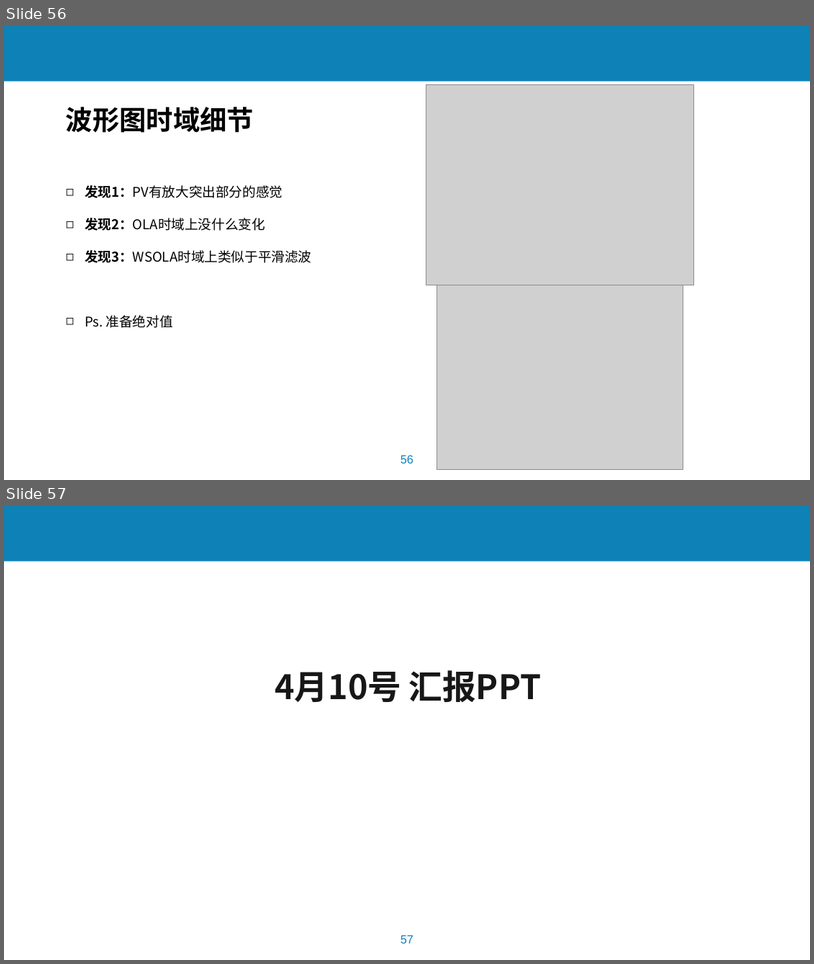
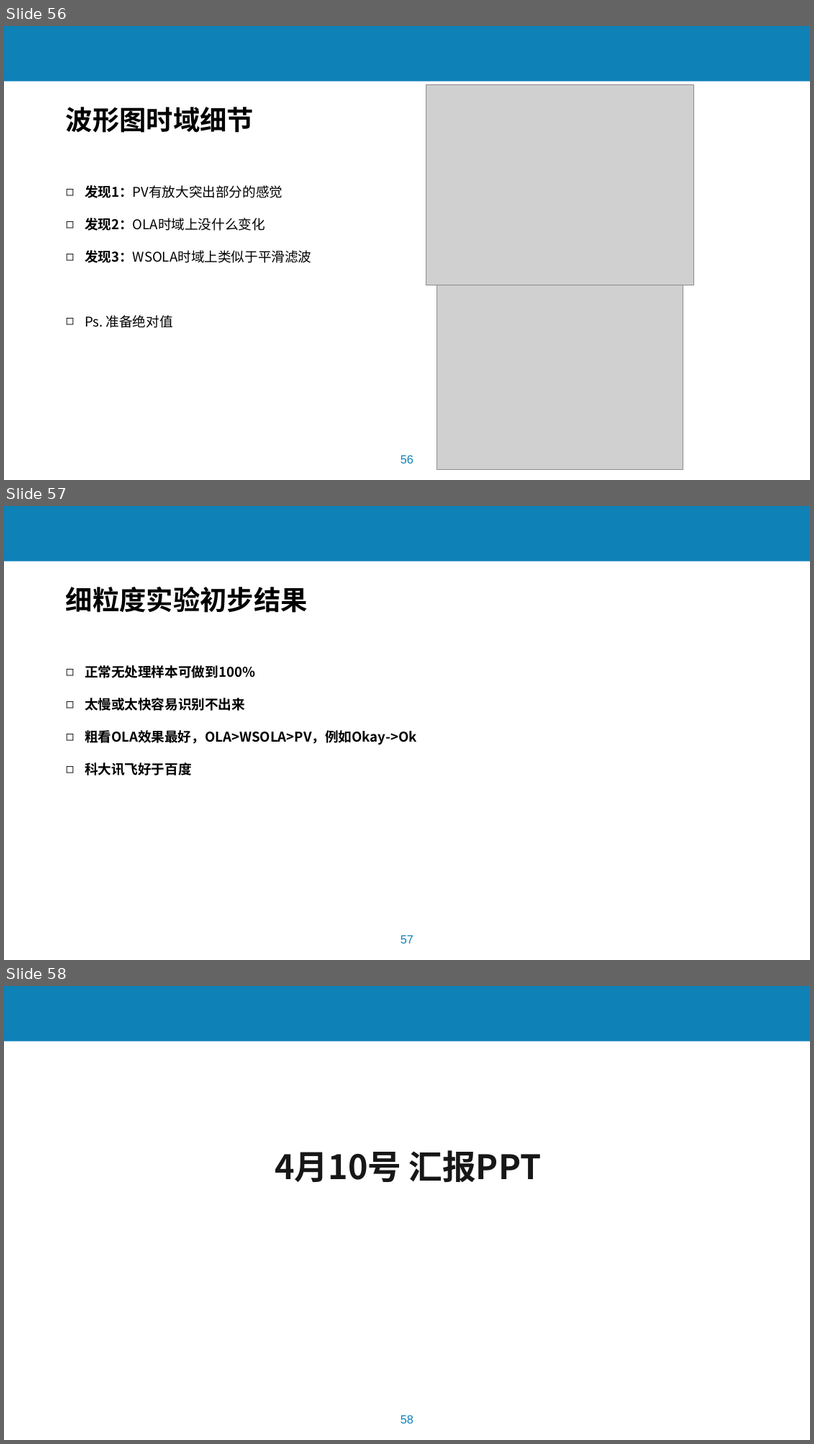
Before and after one commit to lchmoxing/audio_tsm_test, a slide deck: documents/基于音频预处理过程的语音识别系统攻击2.6.pptx. Shown one above the other, each under a label of ours: slides 56 and 57 before the commit, slides 56, 57 and 58 after it. The pictures are 814x964 and 814x1444 pixels, drawn with LibreOffice and Linux fonts; fonts in the diff are those of the drawing; grey boxes stand for pictures; background and template pictures are left out. Boxes give left, top, right and bottom in pixels: in the first picture for what was removed or moved away, otherwise in the second. Text is boxed around its words. In the diff, an @@ line names an element or a change of style, - is before the commit and + after.

```diff
--- a/documents/基于音频预处理过程的语音识别系统攻击2.6.pptx
+++ b/documents/基于音频预处理过程的语音识别系统攻击2.6.pptx
@@ slide 57 added at (x1=4, y1=506, x2=810, y2=960), background #FFFFFF; not listed: 2 template elements that a slide beside it also shows @@
@@ text added at (x1=66, y1=587, x2=308, y2=613), 32 pt, text #000000, bold @@
+细粒度实验初步结果
@@ text added at (x1=85, y1=665, x2=417, y2=775), 16 pt, text #000000, bold @@
+◻ 正常无处理样本可做到100%
+◻ 太慢或太快容易识别不出来
+◻ 粗看OLA效果最好，OLA>WSOLA>PV，例如Okay->Ok
+◻ 科大讯飞好于百度
@@ what was slide 57 is now slide 58 @@
@@ page number at (x1=401, y1=1414, x2=414, y2=1423): text changed @@
-57
+58
```
Also in this commit, not shown: 2 slides changed, 1 other file.
